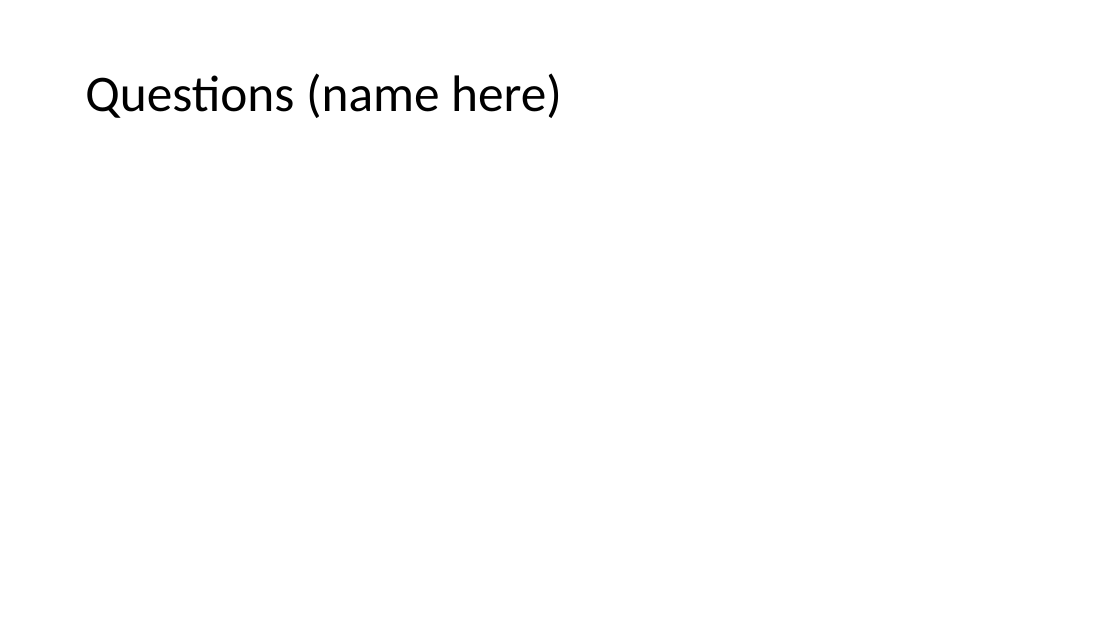
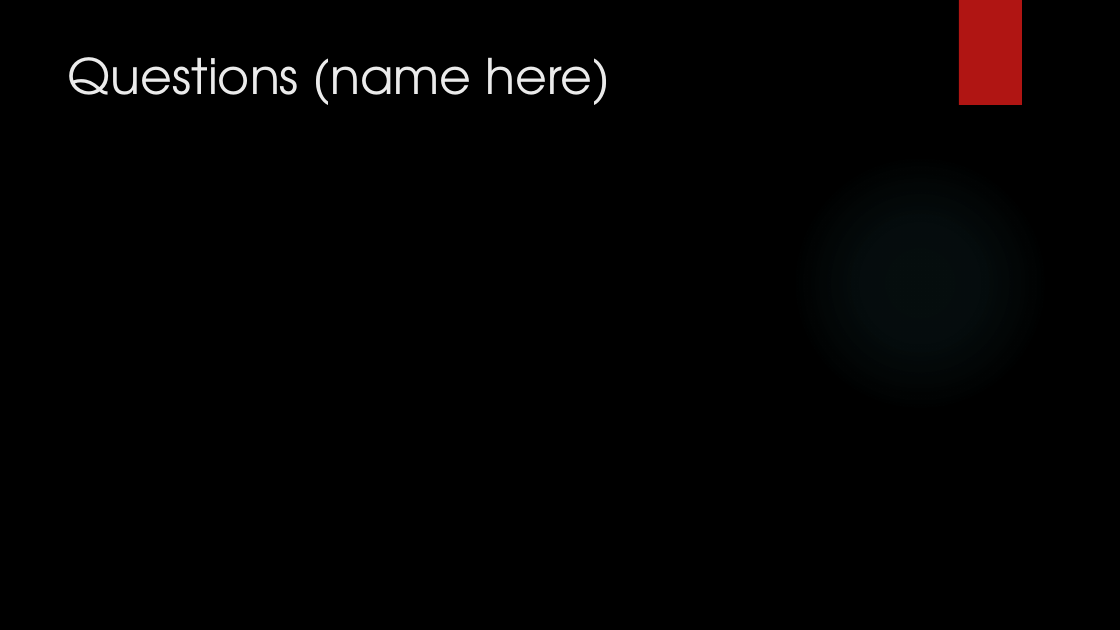
Before and after one commit to csmfduro/salaries, a slide deck: slide 12 of Computer Science Workshop Presentation.pptx (slide 10 before the commit). Drawn at 1120x630 pixels with LibreOffice and Linux fonts; fonts in the diff are those of the drawing; background and template pictures are left out. Boxes give left, top, right and bottom in pixels: in the first picture for what was removed or moved away, otherwise in the second. Text is boxed around its words. In the diff, an @@ line names an element or a change of style, - is before the commit and + after.

Commit message:
Worked on Presentation slides
Filled in slides 1-5, 7, 9-10 of presentation

```diff
--- a/Computer Science Workshop Presentation.pptx
+++ b/Computer Science Workshop Presentation.pptx
@@ background #FFFFFF to picture (left out) @@
@@ rectangle added at <box>959,0,1022,105</box>, fill #B01513 @@
@@ title "Questions (name here)": place and size @@
-title "Questions (name here)" at <box>85,73,562,118</box>
+title "Questions (name here)" at <box>68,57,610,105</box>
@@ title "Questions (name here)" at <box>68,57,610,105</box>: size 44 to 42 pt, font Calibri to TeX Gyre Adventor, text colour #000000 to #EBEBEB; line spacing 0.9 to 1; vertical alignment middle to top @@
@@ ellipse added at <box>791,154,1049,413</box>, fill gradient #50B9C1 @@
```
Also in this commit, not shown: 11 other slides changed, 6 slides added, 5 slides removed.
